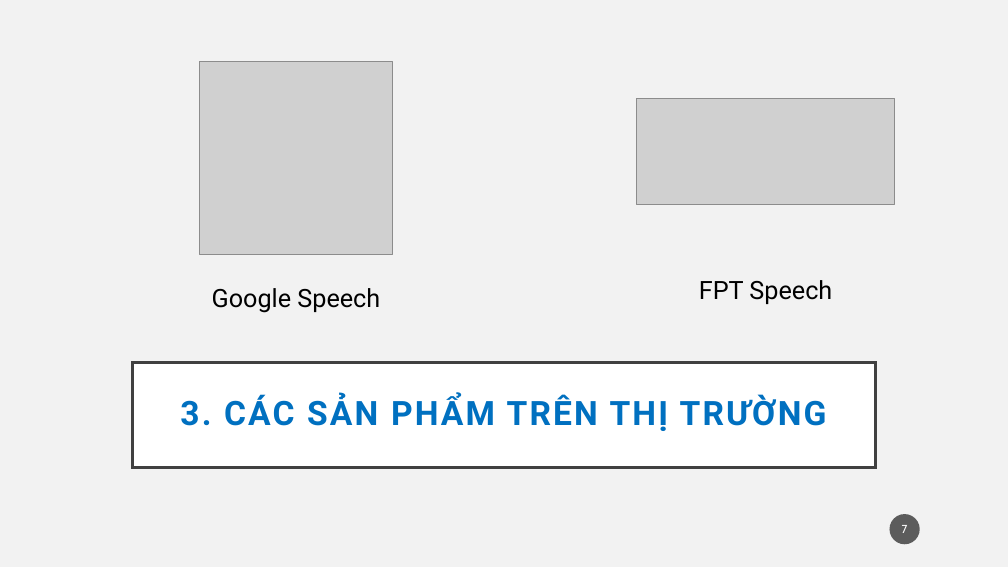
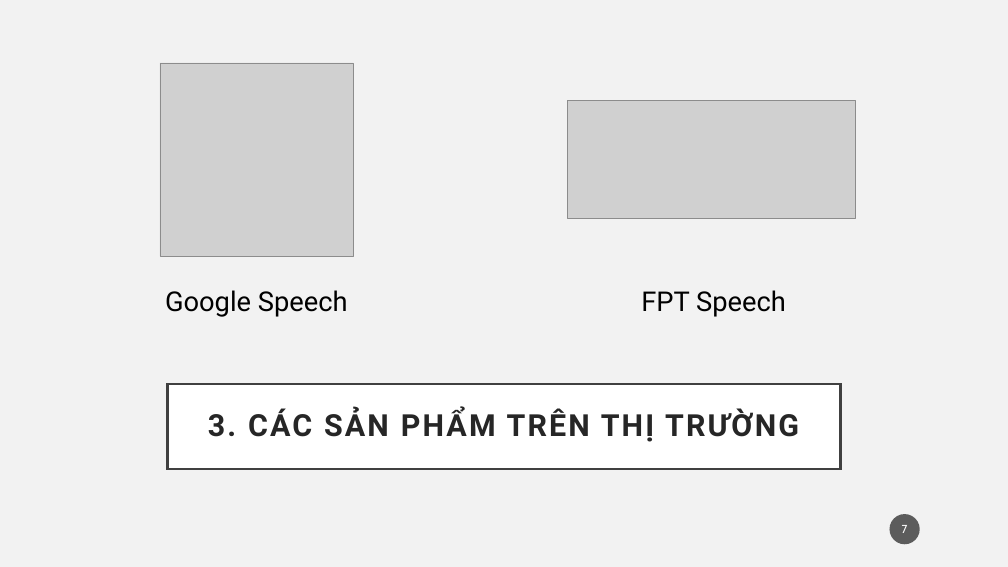
Before and after one commit to thanhtinhpas1/ViSpeech, a slide deck: slide 7 of src/release/public/documents/slide_kltn_06_19_20.pptx. Drawn at 1008x567 pixels with LibreOffice and Linux fonts; fonts in the diff are those of the drawing; grey boxes stand for pictures. Boxes give left, top, right and bottom in pixels: in the first picture for what was removed or moved away, otherwise in the second. Text is boxed around its words. In the diff, an @@ line names an element or a change of style, - is before the commit and + after.

```diff
--- a/src/release/public/documents/slide_kltn_06_19_20.pptx
+++ b/src/release/public/documents/slide_kltn_06_19_20.pptx
@@ picture: place and size @@
-picture at (200,61,393,255)
+picture at (160,63,354,256)
@@ picture: place and size @@
-picture at (637,98,895,205)
+picture at (568,101,855,219)
@@ text "Google Speech": place and size @@
-text "Google Speech" at (212,288,380,313)
+text "Google Speech" at (165,290,348,317)
@@ text "Google Speech" at (165,290,348,317): size 24 to 26 pt @@
@@ text "FPT Speech" at (641,290,786,317): size 24 to 26 pt @@
@@ text "FPT Speech": place and size @@
-text "FPT Speech" at (699,280,832,304)
+text "FPT Speech" at (641,290,786,317)
@@ title "3. CÁC SẢN PHẨM TRÊN ...": place and size @@
-title "3. CÁC SẢN PHẨM TRÊN ..." at (132,363,876,467)
+title "3. CÁC SẢN PHẨM TRÊN ..." at (168,384,841,470)
@@ title "3. CÁC SẢN PHẨM TRÊN ..." at (168,384,841,470): size 32 to 29 pt, text colour #0070C0 to #262626 @@
```
Also in this commit, not shown: 15 other slides changed, 3 other files.
